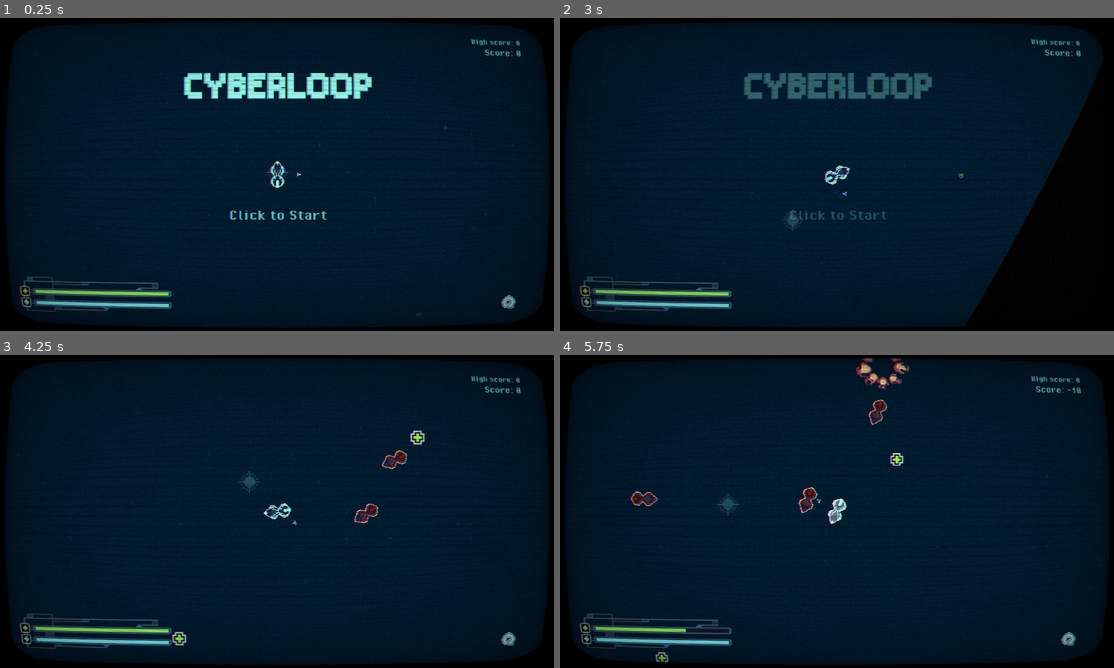
Above: before the commit, frames 1-4 (two rows, left to right).
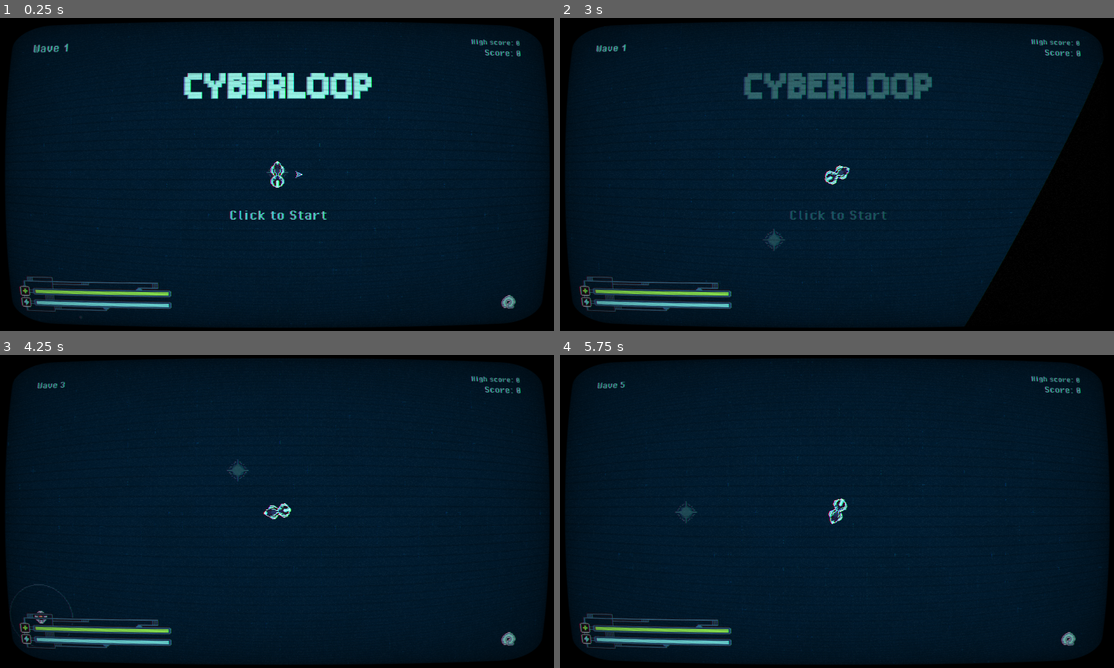
Above: after the commit, the same moments.

Repository: 20akshay00/cyberloop
Game: Godot game, scene res://scenes/world.tscn
Same seed, same stepped clock (60 frames per second), same inputs: the game is played once before the commit and once after it.
Inputs (mouse positions are in pixels of both pictures, inside the frame that each line leads up to):
- Up to frame 1 (0.25 s): no input
- Up to frame 2 (3 s): click (1075, 305) at 0.5 s; click (1075, 305) at 1.25 s; click (1075, 305) at 2 s; tap Enter at 2.75 s; move the mouse to (958, 158) at 2.77 s; click (958, 158) at 2.85 s
- Up to frame 3 (4.25 s): right-click (398, 495) at 3.05 s; move the mouse to (166, 527) at 3.52 s; right-click (166, 527) at 3.6 s; click (166, 527) at 3.8 s
- Up to frame 4 (5.75 s): move the mouse to (892, 442) at 4.27 s; click (892, 442) at 4.35 s; right-click (892, 442) at 4.55 s; move the mouse to (809, 574) at 5.02 s; right-click (809, 574) at 5.1 s; click (809, 574) at 5.3 s

The runs differ from the first frame. In frame 1, 0.1% of the frame differs, in the area x 5-81%, y 8-96%; in frame 2, 0.4%; in frame 3, 0.9%; in frame 4, 1.7%, in the area x 3-98%, y 0-99%.

Commit message:
add basic wave setup

Diff:
--- a/scenes/player.tscn
+++ b/scenes/player.tscn
@@ -252,4 +252,5 @@
 [node name="Sprite2D" type="Sprite2D" parent="Pointer"]
 position = Vector2(69.49, 0)
 rotation = 0.785398
+scale = Vector2(1.5, 1.5)
 texture = ExtResource("9_ur7pv")
--- a/scenes/world.gd
+++ b/scenes/world.gd
@@ -12,6 +12,7 @@
 	EventManager.enemy_died.connect(_on_enemy_died)
 	EventManager.player_hit.connect(_on_player_hit)
 
+	EventManager.wave_changed.connect(_on_wave_changed)
 	set_activity(false)
 
 func _on_hole_created() -> void:
@@ -71,3 +72,8 @@
 func _on_run_timer_timeout() -> void:
 	score += 10
 	$UI.set_score(score)
+
+func _on_wave_changed(wave: int) -> void:
+	for child in $Trails.get_children():
+		if child is DamageArea:
+			child.despawn()
--- a/scenes/world.tscn
+++ b/scenes/world.tscn
@@ -31,7 +31,7 @@
 script = ExtResource("2_e3hyu")
 player = NodePath("../Player")
 
-[node name="TextureRect" type="TextureRect" parent="UI"]
+[node name="BarHolder" type="TextureRect" parent="UI"]
 offset_left = 37.0
 offset_top = 899.0
 offset_right = 222.0
@@ -144,6 +144,17 @@
 texture = ExtResource("9_dss4m")
 stretch_mode = 5
 
+[node name="WaveLabel" type="Label" parent="UI"]
+offset_left = 100.0
+offset_top = 70.0
+offset_right = 211.0
+offset_bottom = 115.0
+pivot_offset = Vector2(55, 20)
+theme_override_colors/font_color = Color(0.403922, 0.776471, 0.776471, 1)
+theme_override_fonts/font = ExtResource("8_lakw3")
+theme_override_font_sizes/font_size = 38
+text = "Wave 0"
+
 [node name="Parallax2D" type="Parallax2D" parent="."]
 repeat_size = Vector2(960, 960)
 repeat_times = 3
@@ -169,21 +180,6 @@
 [node name="Enemies" type="Node2D" parent="."]
 
 [node name="Droids" type="Node2D" parent="."]
-
-[node name="Droid" parent="." instance=ExtResource("5_71j4m")]
-position = Vector2(1914, 1378)
-
-[node name="Enemy" parent="." instance=ExtResource("4_i7141")]
-position = Vector2(-2965, 945)
-
-[node name="Enemy2" parent="." instance=ExtResource("4_i7141")]
-position = Vector2(388, -1166)
-
-[node name="Enemy3" parent="." instance=ExtResource("4_i7141")]
-position = Vector2(-467, -2117)
-
-[node name="Enemy4" parent="." instance=ExtResource("4_i7141")]
-position = Vector2(-1450, 1772)
 
 [node name="Player" parent="." node_paths=PackedStringArray("trails", "spawn_point") groups=["player"] instance=ExtResource("3_qfnet")]
 position = Vector2(0, 7)
@@ -212,11 +208,8 @@
 pickups = NodePath("../Pickups")
 player = NodePath("../Player")
 
-[node name="HealthPickup" parent="." instance=ExtResource("12_q5onr")]
-position = Vector2(-246, 546)
-
-[node name="HealthPickup2" parent="." instance=ExtResource("12_q5onr")]
-position = Vector2(583, -155)
+[node name="ProximityMine" parent="." instance=ExtResource("8_7r4gi")]
+position = Vector2(-701, 516)
 
 [connection signal="pressed" from="UI/RetryButton" to="UI" method="_on_retry_button_pressed"]
 [connection signal="timeout" from="RunTimer" to="." method="_on_run_timer_timeout"]
--- a/scripts/damage_area.gd
+++ b/scripts/damage_area.gd
@@ -5,7 +5,7 @@
 var fade_tween: Tween = null
 
 func _ready() -> void:
-	AudioManager.play_effect(AudioManager.loop_created_sfx)
+	AudioManager.play_effect(AudioManager.loop_created_sfx, -3)
 	get_tree().create_timer(0.3).timeout.connect(
 		func():
 			_is_active = true
@@ -54,3 +54,14 @@
 	var anchor = Vector2(xmin, ymin)
 
 	return PackedVector2Array(points.map(func(p): return (p - anchor)/5))
+
+func despawn() -> void:
+	$CollisionPolygon2D.disabled = true
+	if fade_tween: fade_tween.kill()
+	fade_tween = get_tree().create_tween()
+	fade_tween.set_parallel()
+	fade_tween.tween_property($Polygon2D.material, "shader_parameter/dissolve_value", 1., 1.)
+	fade_tween.tween_property(self, "modulate:a", 0., 1.)
+	fade_tween.set_parallel(false)
+
+	fade_tween.tween_callback(func(): queue_free())
--- a/scripts/enemy.gd
+++ b/scripts/enemy.gd
@@ -10,7 +10,7 @@
 var run: bool = false
 var _state: bool = true
 
-var chase_speed: float = 800
+var chase_speed: float = 500
 var run_speed: float = 500
 var prev_pos := Vector2.ZERO
 
--- a/scripts/event_manager.gd
+++ b/scripts/event_manager.gd
@@ -8,3 +8,5 @@
 
 signal enemy_died
 signal player_hit
+
+signal wave_changed(wave: int)
--- a/scripts/player.gd
+++ b/scripts/player.gd
@@ -14,13 +14,13 @@
 
 var MAX_POWER: float = 1.
 var power: float = 1.
-var POWER_COST: float = 0.0005/5
-
-var MAX_HEALTH: float = 3.
-var health: float = 5.
-
-var RECHARGE_DIST: float = 25.
-var RECHARGE_AMOUNT: float = 0.0045
+var POWER_COST: float = 0.00065/5
+
+var MAX_HEALTH: float = 5.
+var health: float = MAX_HEALTH
+
+var RECHARGE_DIST: float = 36.
+var RECHARGE_AMOUNT: float = 0.003
 
 var prev_pos: Vector2 = Vector2.ZERO
 
@@ -35,7 +35,7 @@
 var pitch: float = 0.
 
 @export var spawn_point: Sprite2D # absolutely horrid architecture!
-
+"min_speed"
 var closest_enemy_pos: Vector2 = Vector2.ZERO
 var closest_enemy_dist: float = 1e10
 
@@ -46,7 +46,7 @@
 @export var min_speed: float = 700.0
 @export var max_speed: float = 2500.0
 @export var rotation_speed: float = 10.0  # radians per second
-@export var sensitivity: float = 2.5  # How strongly distance affects speed
+@export var sensitivity: float = 4.3  # How strongly distance affects speed
 
 var mouse_dir := Vector2.ZERO
 var mouse_distance := 0.
@@ -56,6 +56,7 @@
 
 	drive_sound.play()
 	EventManager.shake_screen.connect(_shake_screen)
+	EventManager.wave_changed.connect(_on_wave_changed)
 
 func _process(delta: float) -> void:
 	if _is_active:
@@ -67,7 +68,7 @@
 		var target_rot = mouse_dir.angle() + PI/2
 		rotation = lerp_angle(rotation, target_rot, rotation_speed * delta)
 
-		var speed = min_speed + min(mouse_distance * sensitivity, max_speed)
+		var speed = min_speed + min(mouse_distance * sensitivity, max_speed - min_speed)
 		velocity = Vector2(cos(rotation-PI/2), sin(rotation-PI/2)) * speed
 		move_and_slide()
 
@@ -210,3 +211,6 @@
 	drive_sound.stop()
 	$CollisionShape2D.set_deferred("disabled", true)
 	$DeathAnimation.animation_finished.connect(func(): EventManager.game_over.emit())
+
+func _on_wave_changed(wave: int) -> void:
+	add_health(MAX_HEALTH - health)
--- a/scripts/proximity_mine.gd
+++ b/scripts/proximity_mine.gd
@@ -32,8 +32,9 @@
 
 func _on_body_entered(body: Node2D) -> void:
 	if (body is Player) and not _is_exploding:
-		explode()
-		body.hit(1)
+		if not is_equal_approx(body.velocity.length(), body.max_speed):
+			explode()
+			body.hit(1)
 		#if explosion_timer.is_stopped():
 			#explosion_timer.start()
 			#if tween: tween.kill()
--- a/scripts/spawner.gd
+++ b/scripts/spawner.gd
@@ -14,7 +14,53 @@
 
 @export var player: Player
 
+var side = 3800
+var xmin = -side
+var xmax = +side
+var ymin = -side
+var ymax = side
+
+var _is_active: bool = false
+var wave: int = 0
+
 func _ready() -> void:
+	_change_wave()
+
+func _spawn_enemy() -> void:
+
 	var enemy = enemy_scene.instantiate()
 	enemies.add_child(enemy)
-	enemy.global_position = Vector2(500, 500)
+	enemy.global_position = _spawn_pos_player()
+
+func _process(delta: float) -> void:
+	if Input.is_action_just_pressed("undraw"):
+		_change_wave()
+
+func _spawn_pos_player(radius: float = 5) -> Vector2:
+	var base_angle = player.velocity.angle()
+	var offset_angle = base_angle + PI  # opposite direction
+	var angle_variation = PI/3  # +/- 30 degrees variation
+	var final_angle = offset_angle + randf_range(-angle_variation, angle_variation)
+
+	var offset = Vector2(cos(final_angle), sin(final_angle)) * radius
+	return player.global_position
+
+func _spawn_pos_boundary() -> Vector2:
+	var player_pos = player.global_position
+	var player_quad = Vector2(sign(player_pos.x), sign(player_pos.y))
+
+	var chosen = -player_quad
+
+	var x = randf_range(0, xmax) if chosen.x > 0 else randf_range(xmin, 0)
+	var y = randf_range(0, ymax) if chosen.y > 0 else randf_range(ymin, 0)
+
+	if randf() > 0.5:
+		y = ymax if chosen.y > 0 else ymin
+	else:
+		x = xmax if chosen.x > 0 else xmin
+
+	return Vector2(x, y)
+
+func _change_wave() -> void:
+	wave += 1
+	EventManager.wave_changed.emit(wave)
--- a/scripts/ui.gd
+++ b/scripts/ui.gd
@@ -7,8 +7,10 @@
 var tween: Tween = null
 var start_tween: Tween = null
 var title_tween: Tween = null
+var wave_tween: Tween = null
 
 func _ready() -> void:
+	EventManager.wave_changed.connect(set_wave)
 	EventManager.player_health_changed.connect(_on_player_health_changed)
 
 	if start_tween: start_tween.kill()
@@ -52,3 +54,10 @@
 
 func set_score(score: int):
 	$VBoxContainer/CurrentScore.text = "Score: " + str(score)
+
+func set_wave(wave: int):
+	$WaveLabel.text = "Wave " + str(wave)
+	if wave_tween: wave_tween.kill()
+	wave_tween = get_tree().create_tween()
+	wave_tween.tween_property($WaveLabel, "scale", Vector2(1.3, 1.3), 0.25)
+	wave_tween.tween_property($WaveLabel, "scale", Vector2(1., 1.), 0.25)
